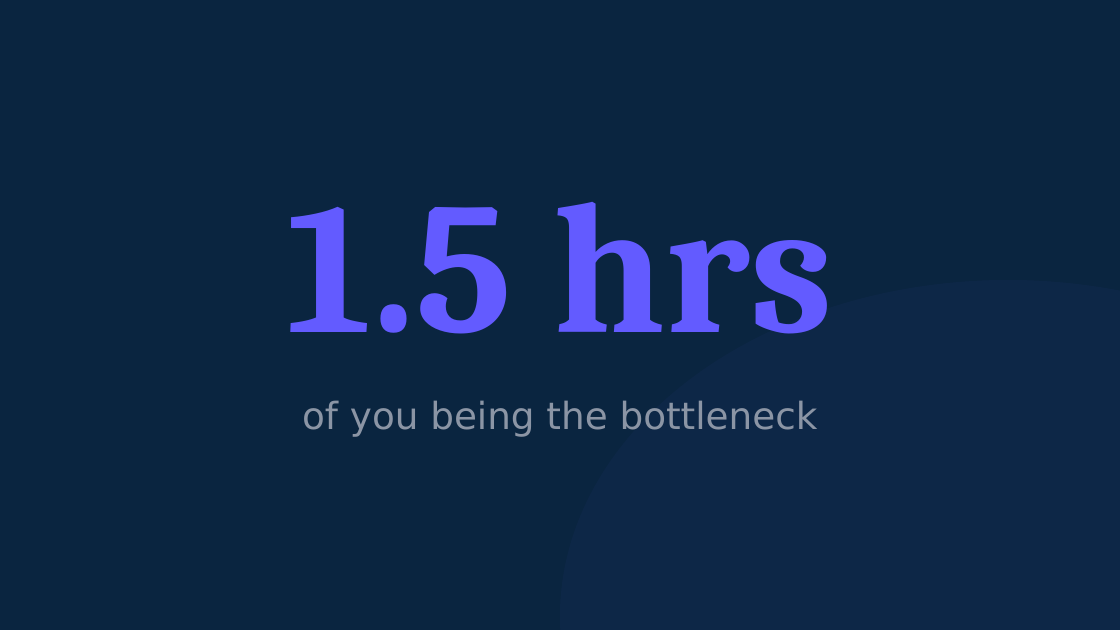
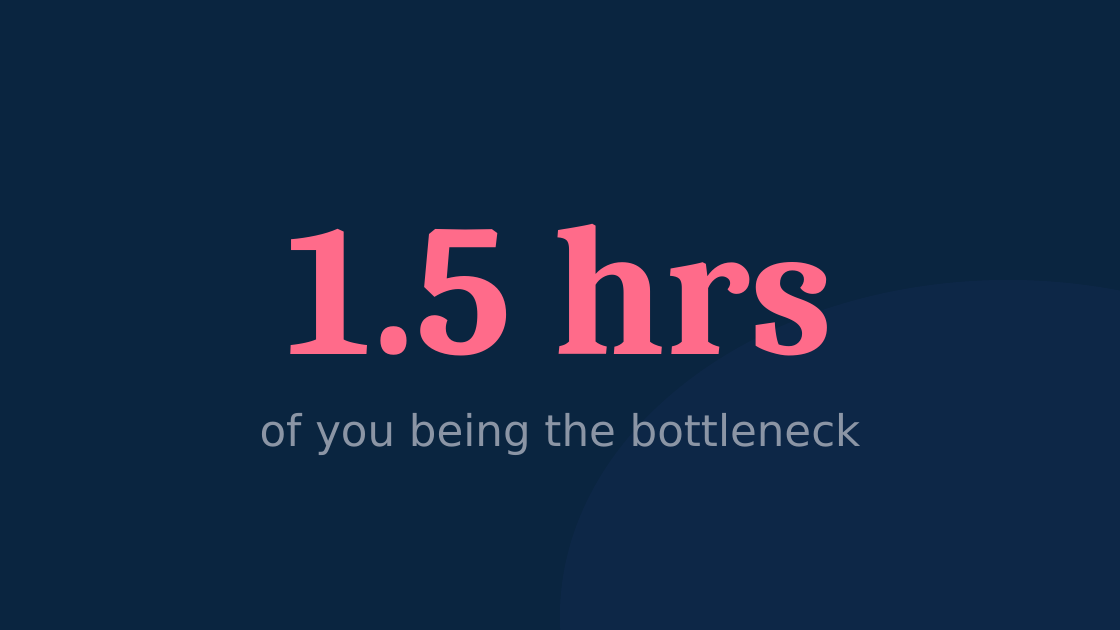
Before and after one commit to michaelengland/ai-best-practices, a slide deck: slide 22 of decks/workshop-2-orchestrator/workshop-2-orchestrator.pptx. Drawn at 1120x630 pixels with LibreOffice and Linux fonts; fonts in the diff are those of the drawing. Boxes give left, top, right and bottom in pixels: in the first picture for what was removed or moved away, otherwise in the second. Text is boxed around its words. In the diff, an @@ line names an element or a change of style, - is before the commit and + after.

```diff
--- a/decks/workshop-2-orchestrator/workshop-2-orchestrator.pptx
+++ b/decks/workshop-2-orchestrator/workshop-2-orchestrator.pptx
@@ text "1.5 hrs": place and size @@
-text "1.5 hrs" at <box>287,202,833,334</box>
+text "1.5 hrs" at <box>287,224,833,356</box>
@@ text "1.5 hrs" at <box>287,224,833,356</box>: text colour #635BFF to #FF6B8A @@
@@ text "of you being the bottleneck": place and size @@
-text "of you being the bottleneck" at <box>302,400,818,437</box>
+text "of you being the bottleneck" at <box>260,413,861,455</box>
@@ text "of you being the bottleneck" at <box>260,413,861,455</box>: size 24 to 28 pt @@
```
Also in this commit, not shown: 8 other slides changed, 4 other files.
